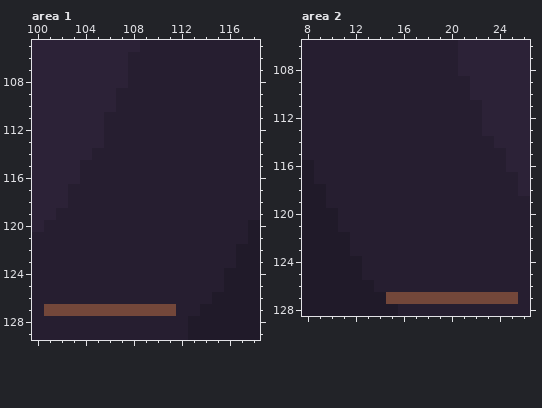
File history of a pixel-art file, packages/client/src/assets/ui/card/v3/card-back.aseprite. The picture above was drawn from the file before the commit.
127x184 pixels, 1 frame. Colours within 5 levels of each other are drawn and written as one. Shown: area 1: x 100..118, y 105..129; area 2: x 8..26, y 106..128. The commit also changed other parts of the picture, which this record leaves out.
After:
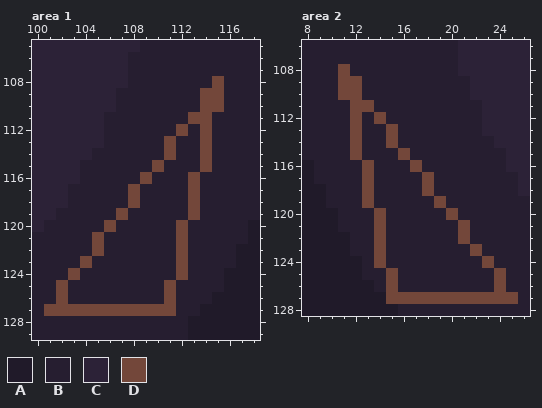
Palette (. is transparent): A #201a29  B #261e30  C #2c2237  D #73473a
Difference:
Area 1, layer "Layer 2":
y 108: x 115 B -> D
y 109..110: x 114..115 BB -> DD
y 111: x 113..114 BB -> DD
y 112: x 112 B -> D; x 114 B -> D
y 113..114: x 111 B -> D; x 114 B -> D
y 115: x 110 B -> D; x 114 B -> D
y 116: x 109 B -> D; x 113 B -> D
y 117..118: x 108 B -> D; x 113 B -> D
y 119: x 107 B -> D; x 113 B -> D
y 120: x 106 B -> D; x 112 B -> D
y 121..122: x 105 B -> D; x 112 B -> D
y 123: x 104 B -> D; x 112 B -> D
y 124: x 103 B -> D; x 112 B -> D
y 125..126: x 102 B -> D; x 111 B -> D
Area 2, layer "Layer 2":
y 108: x 11 B -> D
y 109..110: x 11..12 BB -> DD
y 111: x 12..13 BB -> DD
y 112: x 12 B -> D; x 14 B -> D
y 113..114: x 12 B -> D; x 15 B -> D
y 115: x 12 B -> D; x 16 B -> D
y 116: x 13 B -> D; x 17 B -> D
y 117..118: x 13 B -> D; x 18 B -> D
y 119: x 13 B -> D; x 19 B -> D
y 120: x 14 B -> D; x 20 B -> D
y 121..122: x 14 B -> D; x 21 B -> D
y 123: x 14 B -> D; x 22 B -> D
y 124: x 14 B -> D; x 23 B -> D
y 125..126: x 15 B -> D; x 24 B -> D
Pixel boxes of the changes (left, top, right, bottom) in both pictures:
changed: (56, 76, 224, 304)
changed: (338, 64, 506, 292)
